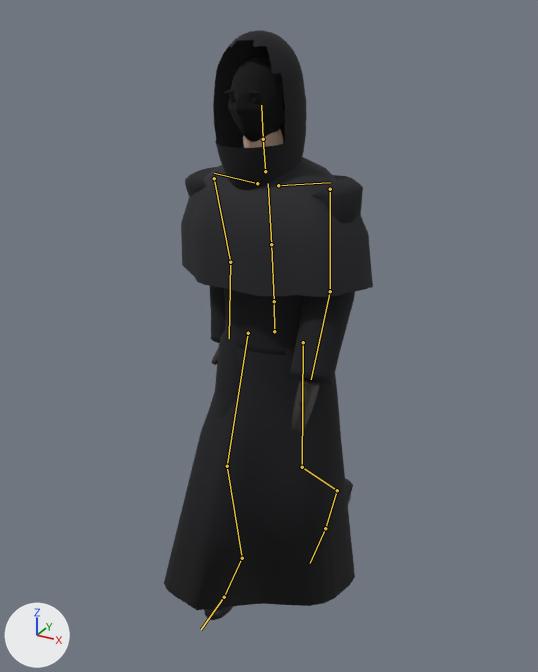
The glTF model exports/hooded_figure.glb as it was, and as the next commit left it.
Camera for both pictures: a 50 mm lens placed at (1.041, -1.933, 1.902), pointed at (0.039, -0.111, 0.991). Arrows for +X, +Y and +Z are at lower left; the lights stay in place. The picture after the commit comes second. Both versions are drawn at frame 17 of the action 'Walk'; the numbers are the values there. The bones that change, and the others that lie on the model, are drawn over the model as lines.

The first picture shows 'HoodedBody', 'HoodedHat'.
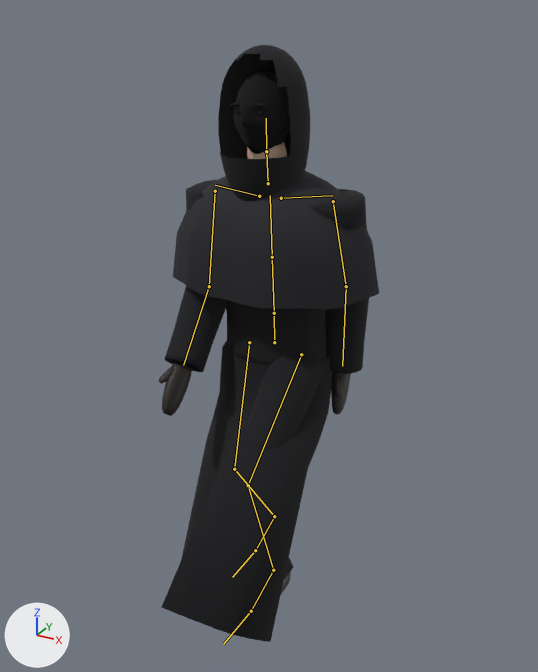
Changed parts and their boxes [x1, y1, x2, y2] in the pictures (538 x 672 px):
'HoodedBody', posed
    before: [164, 57, 373, 620]
    after: [159, 71, 379, 642]
'HoodedHat', posed
    before: [213, 30, 306, 190]
    after: [218, 45, 310, 201]
bone 'Hips', root to tip
    before: (274, 331) to (274, 302)
    after: (274, 342) to (274, 313)
bone 'Spine', root to tip
    before: (274, 301) to (271, 244)
    after: (274, 313) to (272, 257)
bone 'Chest', root to tip
    before: (271, 244) to (268, 183)
    after: (272, 257) to (270, 195)
bone 'UpperArm.L', root to tip
    before: (330, 189) to (330, 291)
    after: (333, 201) to (346, 286)
bone 'LowerArm.L', root to tip
    before: (330, 291) to (311, 379)
    after: (346, 286) to (342, 366)
bone 'UpperArm.R', root to tip
    before: (214, 178) to (230, 262)
    after: (215, 191) to (209, 286)
bone 'LowerArm.R', root to tip
    before: (230, 262) to (229, 338)
    after: (209, 286) to (183, 365)
bone 'UpperLeg.L', root to tip
    before: (303, 342) to (302, 467)
    after: (301, 354) to (248, 485)
bone 'LowerLeg.L', root to tip
    before: (302, 467) to (337, 490)
    after: (248, 485) to (273, 570)
bone 'Foot.L', root to tip
    before: (337, 490) to (325, 528)
    after: (273, 570) to (251, 611)
bone 'UpperLeg.R', root to tip
    before: (248, 333) to (227, 466)
    after: (249, 342) to (234, 469)
bone 'LowerLeg.R', root to tip
    before: (227, 466) to (242, 558)
    after: (234, 469) to (274, 516)
bone 'Foot.R', root to tip
    before: (242, 558) to (224, 597)
    after: (274, 516) to (255, 550)

What changed in the scene script:
```text
Change bone_hips:
    where bone_hips = bpy.data.objects['HoodedRig'].pose.bones['Hips']  # child of 'Root'
    bone_hips.location: (0.0, -0.037, 0.0) -> (0.0, -0.076, 0.0)
    bone_hips.rotation_quaternion: (1.0, 0.006, 0.018, 0.015) -> (1.0, 0.006, -0.027, 0.011)  # degrees (1, 2, 2) -> degrees (1, -3, 1)
Change bone_spine:
    where bone_spine = bpy.data.objects['HoodedRig'].pose.bones['Spine']  # child of 'Hips'
    bone_spine.rotation_quaternion: (1.0, 0.01, -0.01, 0.0) -> (1.0, 0.01, 0.016, 0.0)  # degrees (1, -1, 0) -> degrees (1, 2, 0)
Change bone_chest:
    where bone_chest = bpy.data.objects['HoodedRig'].pose.bones['Chest']  # child of 'Spine'
    bone_chest.rotation_quaternion: (1.0, 0.015, -0.016, 0.0) -> (1.0, -0.004, 0.024, 0.0)  # degrees (2, -2, 0) -> degrees (0, 3, 0)
Change bone_upperarm_l:
    where bone_upperarm_l = bpy.data.objects['HoodedRig'].pose.bones['UpperArm.L']  # child of 'Shoulder.L'
    bone_upperarm_l.rotation_quaternion: (0.996, -0.082, -0.008, 0.023) -> (0.992, 0.118, 0.016, 0.039)  # degrees (-9, -1, 3) -> degrees (14, 1, 5)
Change bone_lowerarm_l:
    where bone_lowerarm_l = bpy.data.objects['HoodedRig'].pose.bones['LowerArm.L']  # child of 'UpperArm.L'
    bone_lowerarm_l.rotation_quaternion: (0.989, -0.149, -0.009, -0.01) -> (0.994, -0.109, -0.006, -0.007)  # degrees (-17, -1, -1) -> degrees (-13, -1, -1)
Change bone_upperarm_r:
    where bone_upperarm_r = bpy.data.objects['HoodedRig'].pose.bones['UpperArm.R']  # child of 'Shoulder.R'
    bone_upperarm_r.rotation_quaternion: (0.996, 0.077, -0.011, -0.036) -> (0.992, -0.124, 0.013, -0.02)  # degrees (9, -1, -4) -> degrees (-14, 1, -2)
Change bone_lowerarm_r:
    where bone_lowerarm_r = bpy.data.objects['HoodedRig'].pose.bones['LowerArm.R']  # child of 'UpperArm.R'
    bone_lowerarm_r.rotation_quaternion: (0.994, -0.109, 0.006, 0.007) -> (0.985, -0.17, 0.01, 0.011)  # degrees (-13, 1, 1) -> degrees (-20, 1, 1)
Change bone_upperleg_l:
    where bone_upperleg_l = bpy.data.objects['HoodedRig'].pose.bones['UpperLeg.L']  # child of 'Hips'
    bone_upperleg_l.rotation_quaternion: (-0.999, 0.039, 0.0, 0.0) -> (-0.91, 0.415, 0.005, 0.005)  # degrees (-5, 0, 0) -> degrees (-49, -1, 0)
Change bone_lowerleg_l:
    where bone_lowerleg_l = bpy.data.objects['HoodedRig'].pose.bones['LowerLeg.L']  # child of 'UpperLeg.L'
    bone_lowerleg_l.rotation_quaternion: (0.914, 0.406, 0.0, 0.0) -> (0.853, 0.522, 0.0, 0.0)  # degrees (48, 0, 0) -> degrees (63, 0, 0)
Change bone_foot_l:
    where bone_foot_l = bpy.data.objects['HoodedRig'].pose.bones['Foot.L']  # child of 'LowerLeg.L'
    bone_foot_l.rotation_quaternion: (0.97, -0.243, 0.0, 0.0) -> (0.991, -0.134, 0.0, 0.0)  # degrees (-28, 0, 0) -> degrees (-15, 0, 0)
Change bone_upperleg_r:
    where bone_upperleg_r = bpy.data.objects['HoodedRig'].pose.bones['UpperLeg.R']  # child of 'Hips'
    bone_upperleg_r.rotation_quaternion: (-0.979, 0.202, -0.002, -0.002) -> (-0.992, 0.128, -0.001, -0.001)  # degrees (-23, 0, 0) -> degrees (-15, 0, 0)
Change bone_lowerleg_r:
    where bone_lowerleg_r = bpy.data.objects['HoodedRig'].pose.bones['LowerLeg.R']  # child of 'UpperLeg.R'
    bone_lowerleg_r.rotation_quaternion: (0.97, 0.245, 0.0, 0.0) -> (0.922, 0.388, 0.0, 0.0)  # degrees (28, 0, 0) -> degrees (46, 0, 0)
Change bone_foot_r:
    where bone_foot_r = bpy.data.objects['HoodedRig'].pose.bones['Foot.R']  # child of 'LowerLeg.R'
    bone_foot_r.rotation_quaternion: (0.999, -0.044, 0.0, 0.0) -> (0.964, -0.266, 0.0, 0.0)  # degrees (-5, 0, 0) -> degrees (-31, 0, 0)
```
